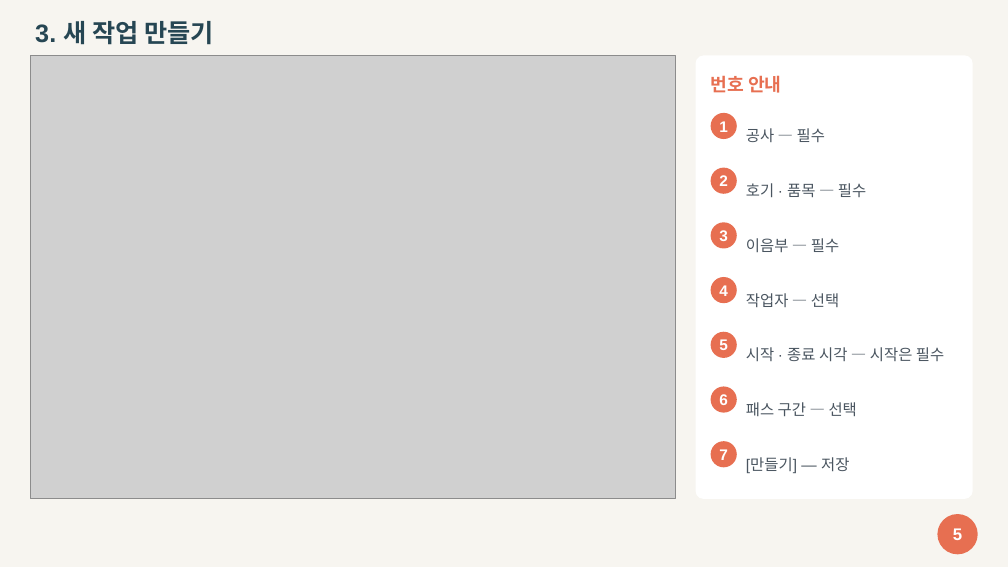
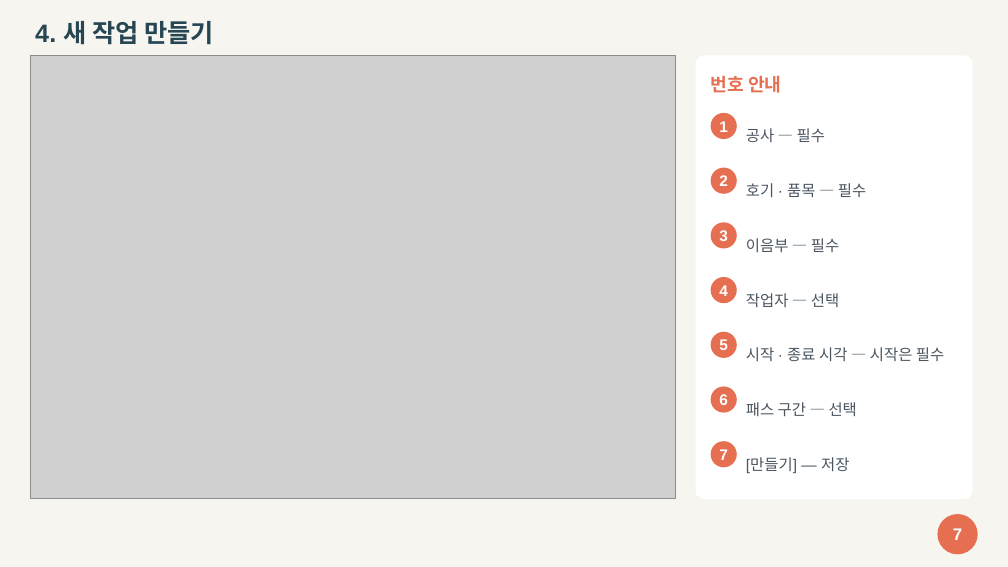
Before and after one commit to geosoft-shcho/weld-dashboard, a slide deck: slide 7 of docs/2026-10-23/작업_등록_매뉴얼.pptx (slide 5 before the commit). Drawn at 1008x567 pixels with LibreOffice and Linux fonts; fonts in the diff are those of the drawing; grey boxes stand for pictures. Boxes give left, top, right and bottom in pixels: in the first picture for what was removed or moved away, otherwise in the second. Text is boxed around its words. In the diff, an @@ line names an element or a change of style, - is before the commit and + after.

```diff
--- a/docs/2026-10-23/작업_등록_매뉴얼.pptx
+++ b/docs/2026-10-23/작업_등록_매뉴얼.pptx
@@ text at (35,21,214,45): text changed @@
-3. 새 작업 만들기
+4. 새 작업 만들기
@@ text at (953,528,962,540): text changed @@
-5
+7
```
Also in this commit, not shown: 14 other slides changed, 3 slides added, 1 slide removed, 28 other files.
